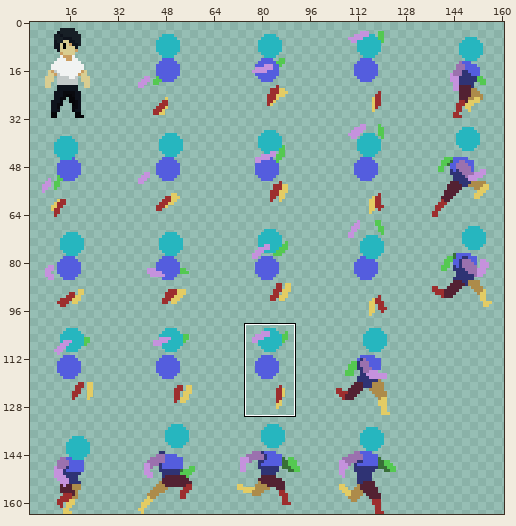
Sprite sheet -- assets/Animations/Player_Atlas.png. The first picture is a wide view before the edit; the outline marks the close-up.
Close-up. The starting point:
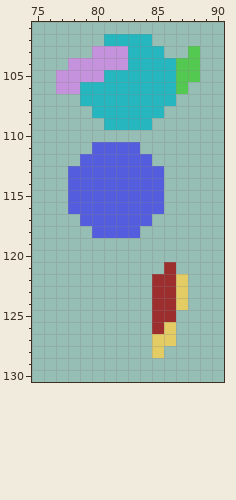
The file is 164x164 pixels. Pixels under 10% opacity are left out. Shown: x 75..90, y 101..130. The wide view leaves out empty margins. The commit also changed other parts of the picture, which this record leaves out.
Once edited:
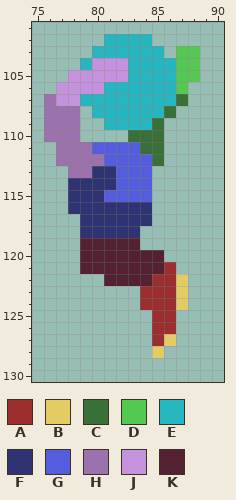
Palette (. is transparent): A #9d2e2e  B #e3cc64  C #387037  D #54c951  E #26b6bf  F #2f3374  G #545dde  H #9b71ae  J #c592dd  K #532132
Edits made:
The edit adds colour A in rows 123 to 124 at x 84.
Colour B gives way to colour A in row 126 at x 86; in row 127 at x 85.
The edit adds colour C in row 107 at x 87; in row 108 at x 86; in row 109 at x 85; in row 110 at x 83 to 85; in row 111 at x 84 to 85; in row 112 at x 85.
The edit adds colour D in row 103 at x 87.
Colour J gives way to colour E in row 103 at x 80 to 82; in row 104 at x 79.
The edit adds colour F in row 118 at x 79.
Colour G gives way to colour F in row 113 at x 80 to 81; in row 114 at x 78 to 81; in row 115 at x 78 to 80; in row 116 at x 78 to 84; in row 117 at x 79 to 84; in row 118 at x 80 to 83.
The edit adds colour H in row 107 at x 76; in rows 108 to 110 at x 76 to 78; in row 111 at x 77 to 79; in row 112 at x 77 to 78.
Colour G gives way to colour H in row 112 at x 79 to 80; in row 113 at x 78 to 79.
The edit adds colour J in row 107 at x 77 to 78.
Colour E gives way to colour J in row 105 at x 81 to 82; in row 106 at x 79 to 80.
The edit adds colour K in row 119 at x 79 to 83; in rows 120 to 121 at x 79 to 85; in row 122 at x 81 to 84.
Colour G is gone in rows 113 to 116 at x 85.
Colour J is gone in row 104 at x 78; in row 105 at x 77.
